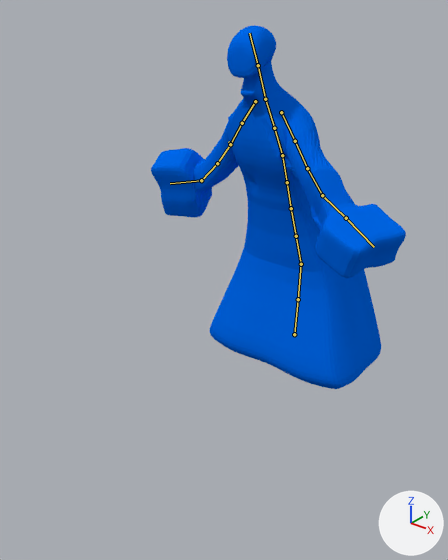
One commit to the Blender file Models/water_monster.blend: the scene before it, then after it.
Camera for both pictures: a 50 mm camera at (10.9, -26.24, 6.89) aimed at (0.19, -12.86, -1.41). Every picture has the same lights, and +X, +Y and +Z are marked at lower right. Both versions are drawn at frame 50 of the action 'water death'; the numbers are the values there. The bones that bend it are drawn over the model as lines.
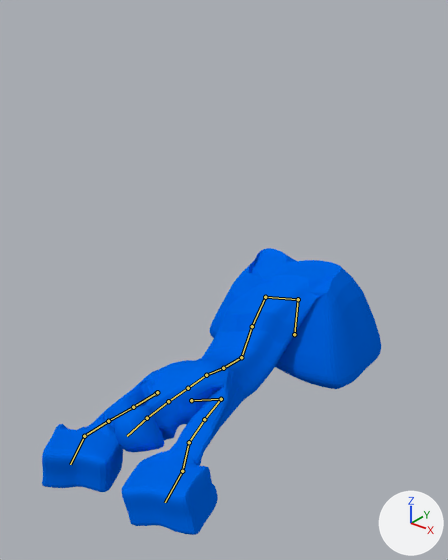
Where the change shows, as pixel boxes [x1, y1, x2, y2] in the pictures (448 x 560 px):
'Cube', posed (33% wider, 21% shorter): before [151, 25, 406, 389]; after [42, 248, 381, 535]
bone 'Bone.006', root to tip: before (298, 299) to (301, 264); after (298, 299) to (265, 297)
bone 'Bone.001', root to tip: before (301, 264) to (296, 236); after (265, 297) to (252, 326)
bone 'Bone.002', root to tip: before (291, 208) to (287, 182); after (241, 357) to (223, 368)
bone 'Bone.009', root to tip: before (287, 182) to (282, 155); after (223, 368) to (206, 375)
bone 'Bone.012', root to tip: before (242, 123) to (230, 144); after (157, 392) to (133, 407)
bone 'Bone.015', root to tip: before (201, 180) to (170, 183); after (84, 436) to (70, 464)
bone 'Bone.017', root to tip: before (295, 141) to (307, 168); after (221, 399) to (204, 419)
bone 'Bone.020', root to tip: before (346, 218) to (374, 247); after (182, 471) to (165, 502)

The change, as a diff of the scene's bpy script:
```diff
--- a/Models/water_monster.blend.py
+++ b/Models/water_monster.blend.py
@@ bone_bone_006 @@
 bone_bone_006 = bpy.data.objects['Armature'].pose.bones['Bone.006']  # child of 'Bone'
-bone_bone_006.rotation_quaternion = (0.998, 0.035, 0.046, -0.013)  # degrees (4, 5, -1)
+bone_bone_006.rotation_quaternion = (0.783, 0.583, -0.072, 0.204)  # degrees (71, -21, 15)
@@ bone_bone_001 @@
 bone_bone_001 = bpy.data.objects['Armature'].pose.bones['Bone.001']  # child of 'Bone.006'
-bone_bone_001.rotation_quaternion = (0.941, 0.114, -0.088, 0.074)  # degrees (13, -12, 8)
+bone_bone_001.rotation_quaternion = (0.8, 0.559, 0.116, 0.182)  # degrees (70, -1, 25)
@@ bone_bone_002 @@
 bone_bone_002 = bpy.data.objects['Armature'].pose.bones['Bone.002']  # child of 'Bone.007'
-bone_bone_002.rotation_quaternion = (0.999, -0.034, -0.019, 0.03)  # degrees (-4, -2, 4)
+bone_bone_002.rotation_quaternion = (0.888, -0.408, -0.1, -0.186)  # degrees (-47, -19, -15)
@@ bone_bone_009 @@
 bone_bone_009 = bpy.data.objects['Armature'].pose.bones['Bone.009']  # child of 'Bone.002'
-bone_bone_009.rotation_quaternion = (1.0, 0.0, 0.0, 0.0)  # degrees (0, 0, 0)
+bone_bone_009.rotation_quaternion = (0.993, -0.063, -0.07, -0.069)  # degrees (-7, -9, -7)
@@ bone_bone_012 @@
 bone_bone_012 = bpy.data.objects['Armature'].pose.bones['Bone.012']  # child of 'Bone.010'
-bone_bone_012.rotation_quaternion = (0.98, -0.039, -0.234, 0.025)  # degrees (-6, -27, 4)
+bone_bone_012.rotation_quaternion = (0.535, 0.765, -0.064, 0.354)  # degrees (103, -38, 21)
@@ bone_bone_015 @@
 bone_bone_015 = bpy.data.objects['Armature'].pose.bones['Bone.015']  # child of 'Bone.014'
-bone_bone_015.rotation_quaternion = (0.97, 0.032, -0.159, 0.182)  # degrees (0, -19, 21)
+bone_bone_015.rotation_quaternion = (0.764, -0.012, -0.512, 0.392)  # degrees (-41, -51, 75)
@@ bone_bone_017 @@
 bone_bone_017 = bpy.data.objects['Armature'].pose.bones['Bone.017']  # child of 'Bone.016'
-bone_bone_017.rotation_quaternion = (0.827, -0.086, 0.506, 0.042)  # degrees (-13, 63, -2)
+bone_bone_017.rotation_quaternion = (0.384, -0.564, 0.025, 0.731)  # degrees (-48, 58, 97)
@@ bone_bone_020 @@
 bone_bone_020 = bpy.data.objects['Armature'].pose.bones['Bone.020']  # child of 'Bone.019'
-bone_bone_020.rotation_quaternion = (0.977, 0.15, -0.111, -0.107)  # degrees (19, -11, -14)
+bone_bone_020.rotation_quaternion = (0.955, 0.17, 0.242, 0.002)  # degrees (22, 28, 6)
```
